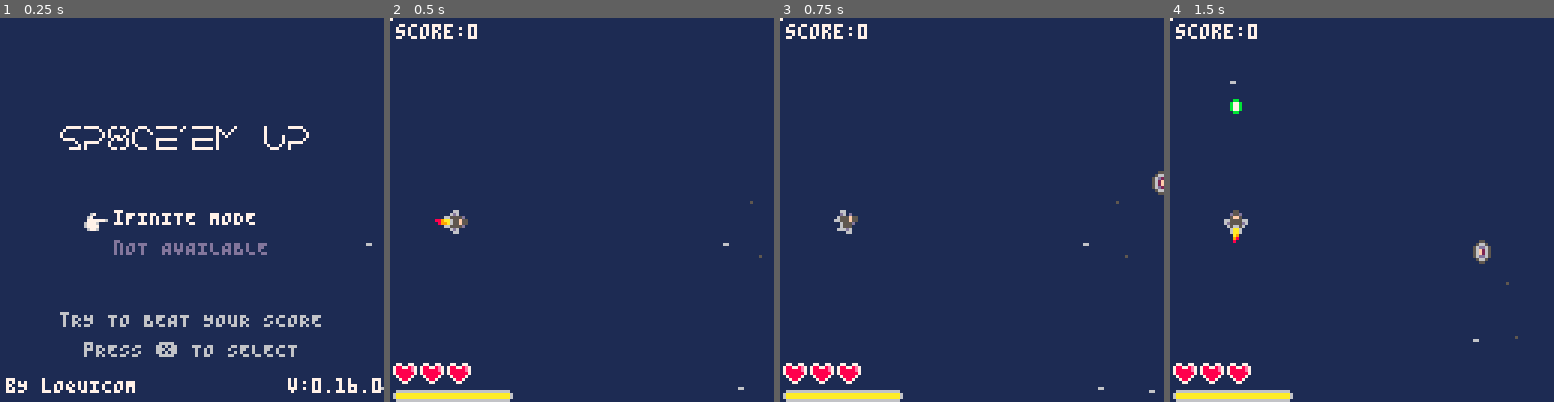
Above: before the commit, frames 1-4 (left to right).
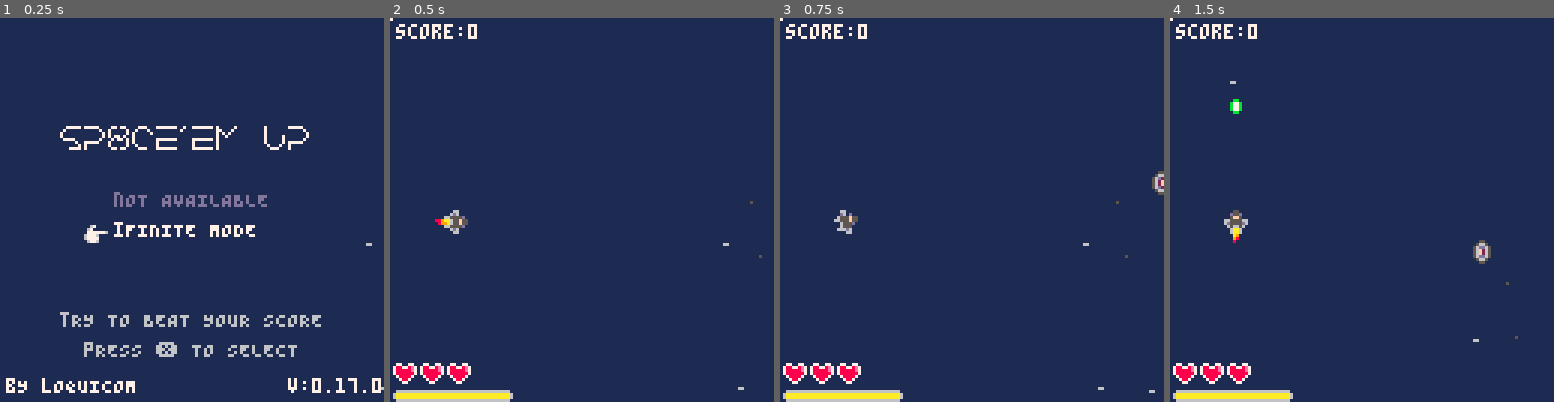
Above: after the commit, the same moments.

Repository: Loquicom/pico-8
Game: PICO-8 cartridge games/sp8ce-em-up.p8
Two runs of this game, one before a commit and one after it. Both use one fixed random seed, a clock stepped at 60 frames per second and the inputs below.
Inputs:
- Up to frame 1 (0.25 s): no input
- Up to frame 2 (0.5 s): tap X (X key) at 0.33 s
- Up to frame 3 (0.75 s): tap O (Z key) at 0.7 s
- Up to frame 4 (1.5 s): tap X (X key) at 1.07 s

The runs differ from the first frame. In frame 1, 2.5% of the frame differs, in the area x 21-93%, y 45-98%; in frame 2, nothing differs; in frame 3, nothing differs; in frame 4, nothing differs.

Commit message:
Sp8ce-em-up v17

Diff:
--- a/games/sp8ce-em-up.p8
+++ b/games/sp8ce-em-up.p8
@@ -85,8 +85,13 @@
 --- === End / Game over === ---
 
 function set_end_mode()
+	init_end()
 	_update = update_end
 	_draw = draw_end
+end
+
+function init_end()
+	endWaiting = timer(30, false)
 end
 
 function update_end()
@@ -94,10 +99,11 @@
 	update_timer()
 	update_ground()
 	-- End specific
-	if (btnp(5)) then
-		init_game()
-		_update = update_game
-		_draw = draw_game
+	if (timer_is_end(endWaiting) and btnp(4)) then
+		set_title_mode()
+	end
+	if (timer_is_end(endWaiting) and btnp(5)) then
+		set_game_mode()
 	end
 end
 
@@ -110,6 +116,7 @@
 	print("game over",44,44,7)
  	print("your score:"..player.score,34,54,7)
   	print("press ❎ to play again!",18,72,6)
+	print("press 🅾️ to return to the menu",5,80,6)
 end
 
 -->8
@@ -117,7 +124,7 @@
 
 function init_constant()
 	cst = {
-		version = "0.16.0",
+		version = "0.17.0",
 		player = {
 			speed = 2,
 			life = 3,
@@ -193,16 +200,19 @@
 
 function init_menu()
 	menu = {
-		cursor = 1,
+		cursor = 2,
 		label = {
+			"nOT AVAILABLE",
 			"iFINITE MODE",
-			"nOT AVAILABLE"
+			""
 		},
 		helper = {
+			"mAYBE AVAILABLE ONE DAY",
 			"tRY TO BEAT YOUR SCORE",
-			"mAYBE AVAILABLE ONE DAY"
+			"explosion!!!!!!!!!!!!"
 		},
 		action = {
+			start_story_game,
 			start_infinite_game,
 			nothing
 		}
@@ -228,7 +238,7 @@
 	spr(79, 88, 36) -- U
 	spr(74, 96, 36) -- P
 	-- Menu
-	local y = 64
+	local y = 58
 	for i=1,#menu.label do
 		local color = 13
 		if (i == menu.cursor) color = 7
@@ -236,7 +246,7 @@
 		y += 10
 	end
 	-- Selector
-	spr(0, 28, 64 + 10 * (menu.cursor - 1))
+	spr(0, 28, 58 + 10 * (menu.cursor - 1))
 	-- Helper
 	print(menu.helper[menu.cursor], 20, 98, 6)
 	print("pRESS ❎ TO SELECT", 28, 108, 6)
@@ -249,12 +259,16 @@
 
 --- === Functions === ---
 
+function start_story_game()
+	init_ground()
+end
+
 function start_infinite_game()
 	set_game_mode()
 end
 
 function nothing()
-	explosion(64,64,{radius=3,duration=rnd(120)+120,number=28})
+	explosion(random(100,20),random(100,20),{radius=3,duration=rnd(120)+120,number=28})
 end
 
 -->8
@@ -423,8 +437,7 @@
 end
 
 function _end_game()
-	_update = update_end
-	_draw = draw_end
+	set_end_mode()
 end
 
 -->8
@@ -1118,6 +1131,11 @@
 function random(max, min)
 	-- max include, min include
 	if (min == nil) min = 0
+	if (min > max) then
+		local tmp = min
+		min = max
+		max = tmp
+	end
 	return flr(rnd(max+1-min))+min
 end
 
